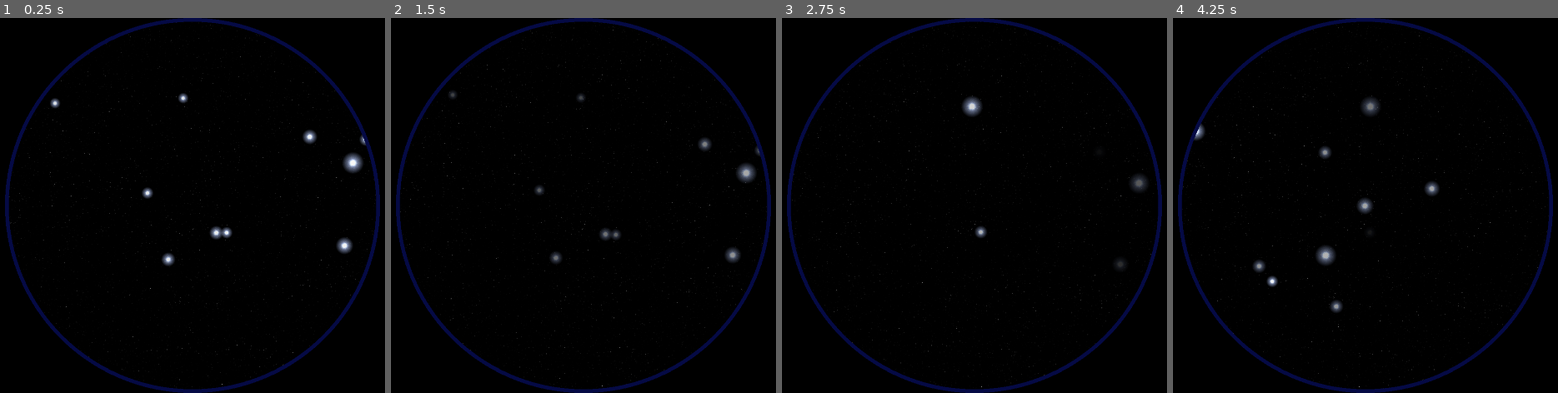
Above: before the commit, frames 1-4 (left to right).
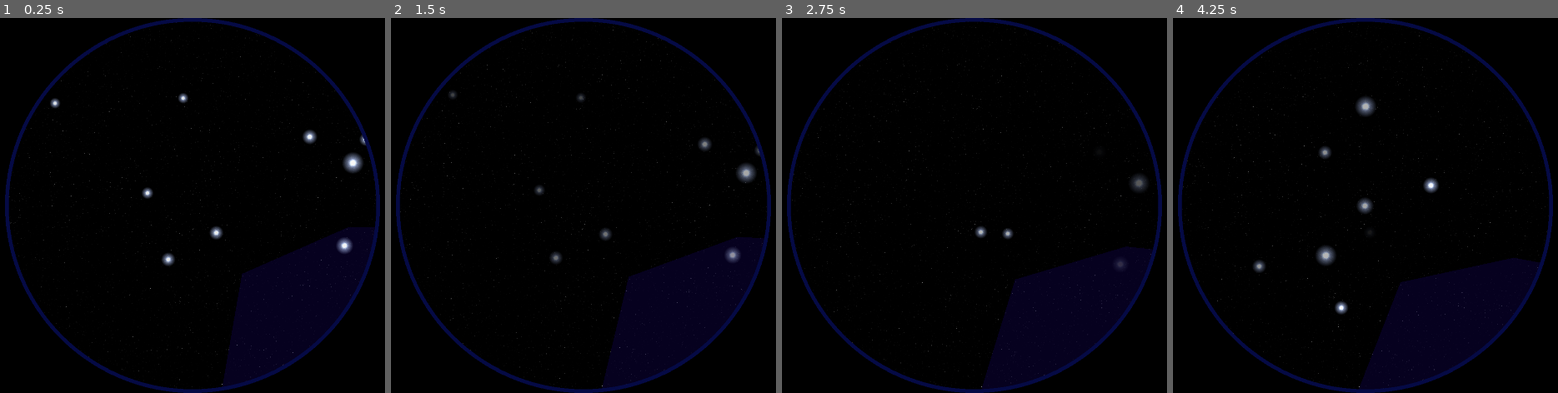
Above: after the commit, the same moments.

Repository: Courey/gcn-interactive-demo
Game: Godot game, scene res://scenes/observation/main.tscn
Same seed, same stepped clock (60 frames per second), same inputs: the game is played once before the commit and once after it. This scene is started directly instead of the project's main scene.
Inputs (mouse positions are in pixels of both pictures, inside the frame that each line leads up to):
- Up to frame 1 (0.25 s): no input
- Up to frame 2 (1.5 s): move the mouse to (729, 186) at 0.52 s; click (729, 186) at 0.67 s; move the mouse to (448, 224) at 1.27 s; click (448, 224) at 1.42 s
- Up to frame 3 (2.75 s): move the mouse to (1039, 123) at 2.02 s; click (1039, 123) at 2.17 s
- Up to frame 4 (4.25 s): move the mouse to (1330, 280) at 2.77 s; click (1330, 280) at 2.92 s; move the mouse to (outside the picture) at 3.52 s; click (outside the picture) at 3.67 s

The runs differ from the first frame. In frame 1, 9.1% of the frame differs, in the area x 57-98%, y 55-99%; in frame 2, 9.1%; in frame 3, 9.4%; in frame 4, 9.7%, in the area x 5-96%, y 21-99%.

Commit message:
Add resource files for telescopes, masking progress

Diff:
--- /dev/null
+++ b/resources/observatories/COSI.tres
@@ -0,0 +1,14 @@
+[gd_resource type="Resource" script_class="Telescope" load_steps=2 format=3 uid="uid://cap2gpte1jm5t"]
+
+[ext_resource type="Script" uid="uid://b70rxpxqa6sko" path="res://scripts/telescope.gd" id="1_1rwem"]
+
+[resource]
+script = ExtResource("1_1rwem")
+telescope_name = ""
+position = 0
+field_of_view = 0.0
+sensitivity = 0
+slew_speed = 0.0
+observation_delay = 0
+band = Array[float]([])
+metadata/_custom_type_script = "uid://b70rxpxqa6sko"
--- /dev/null
+++ b/resources/observatories/Chandra.tres
@@ -0,0 +1,14 @@
+[gd_resource type="Resource" script_class="Telescope" load_steps=2 format=3 uid="uid://c5wiylk376wiu"]
+
+[ext_resource type="Script" uid="uid://b70rxpxqa6sko" path="res://scripts/telescope.gd" id="1_kqrfe"]
+
+[resource]
+script = ExtResource("1_kqrfe")
+telescope_name = ""
+position = 0
+field_of_view = 0.0
+sensitivity = 0
+slew_speed = 0.0
+observation_delay = 0
+band = Array[float]([])
+metadata/_custom_type_script = "uid://b70rxpxqa6sko"
--- /dev/null
+++ b/resources/observatories/DECAM.tres
@@ -0,0 +1,14 @@
+[gd_resource type="Resource" script_class="Telescope" load_steps=2 format=3 uid="uid://de8f4p35mvuqi"]
+
+[ext_resource type="Script" uid="uid://b70rxpxqa6sko" path="res://scripts/telescope.gd" id="1_7d0gy"]
+
+[resource]
+script = ExtResource("1_7d0gy")
+telescope_name = ""
+position = 0
+field_of_view = 0.0
+sensitivity = 0
+slew_speed = 0.0
+observation_delay = 0
+band = Array[float]([])
+metadata/_custom_type_script = "uid://b70rxpxqa6sko"
--- /dev/null
+++ b/resources/observatories/FermiGBM.tres
@@ -0,0 +1,14 @@
+[gd_resource type="Resource" script_class="Telescope" load_steps=2 format=3 uid="uid://c26thotgx0phh"]
+
+[ext_resource type="Script" uid="uid://b70rxpxqa6sko" path="res://scripts/telescope.gd" id="1_1658n"]
+
+[resource]
+script = ExtResource("1_1658n")
+telescope_name = ""
+position = 0
+field_of_view = 0.0
+sensitivity = 0
+slew_speed = 0.0
+observation_delay = 0
+band = Array[float]([])
+metadata/_custom_type_script = "uid://b70rxpxqa6sko"
--- /dev/null
+++ b/resources/observatories/FermiLAT.tres
@@ -0,0 +1,14 @@
+[gd_resource type="Resource" script_class="Telescope" load_steps=2 format=3 uid="uid://buws4betsnvia"]
+
+[ext_resource type="Script" uid="uid://b70rxpxqa6sko" path="res://scripts/telescope.gd" id="1_yubgo"]
+
+[resource]
+script = ExtResource("1_yubgo")
+telescope_name = ""
+position = 0
+field_of_view = 0.0
+sensitivity = 0
+slew_speed = 0.0
+observation_delay = 0
+band = Array[float]([])
+metadata/_custom_type_script = "uid://b70rxpxqa6sko"
--- /dev/null
+++ b/resources/observatories/Gemini.tres
@@ -0,0 +1,14 @@
+[gd_resource type="Resource" script_class="Telescope" load_steps=2 format=3 uid="uid://bgq610gw1uiw4"]
+
+[ext_resource type="Script" uid="uid://b70rxpxqa6sko" path="res://scripts/telescope.gd" id="1_c45po"]
+
+[resource]
+script = ExtResource("1_c45po")
+telescope_name = ""
+position = 0
+field_of_view = 0.0
+sensitivity = 0
+slew_speed = 0.0
+observation_delay = 0
+band = Array[float]([])
+metadata/_custom_type_script = "uid://b70rxpxqa6sko"
--- /dev/null
+++ b/resources/observatories/Keck.tres
@@ -0,0 +1,14 @@
+[gd_resource type="Resource" script_class="Telescope" load_steps=2 format=3 uid="uid://4bj1fh333hmg"]
+
+[ext_resource type="Script" uid="uid://b70rxpxqa6sko" path="res://scripts/telescope.gd" id="1_6irkr"]
+
+[resource]
+script = ExtResource("1_6irkr")
+telescope_name = ""
+position = 0
+field_of_view = 0.0
+sensitivity = 0
+slew_speed = 0.0
+observation_delay = 0
+band = Array[float]([])
+metadata/_custom_type_script = "uid://b70rxpxqa6sko"
--- /dev/null
+++ b/resources/observatories/LasCumbres.tres
@@ -0,0 +1,14 @@
+[gd_resource type="Resource" script_class="Telescope" load_steps=2 format=3 uid="uid://cblp6rhv74sjw"]
+
+[ext_resource type="Script" uid="uid://b70rxpxqa6sko" path="res://scripts/telescope.gd" id="1_2oxfs"]
+
+[resource]
+script = ExtResource("1_2oxfs")
+telescope_name = ""
+position = 0
+field_of_view = 0.0
+sensitivity = 0
+slew_speed = 0.0
+observation_delay = 0
+band = Array[float]([])
+metadata/_custom_type_script = "uid://b70rxpxqa6sko"
--- /dev/null
+++ b/resources/observatories/NuSTAR.tres
@@ -0,0 +1,14 @@
+[gd_resource type="Resource" script_class="Telescope" load_steps=2 format=3 uid="uid://by81txdm7vqbq"]
+
+[ext_resource type="Script" uid="uid://b70rxpxqa6sko" path="res://scripts/telescope.gd" id="1_kq17a"]
+
+[resource]
+script = ExtResource("1_kq17a")
+telescope_name = ""
+position = 0
+field_of_view = 0.0
+sensitivity = 0
+slew_speed = 0.0
+observation_delay = 0
+band = Array[float]([])
+metadata/_custom_type_script = "uid://b70rxpxqa6sko"
--- /dev/null
+++ b/resources/observatories/Roman.tres
@@ -0,0 +1,14 @@
+[gd_resource type="Resource" script_class="Telescope" load_steps=2 format=3 uid="uid://b7vsw82rfy3to"]
+
+[ext_resource type="Script" uid="uid://b70rxpxqa6sko" path="res://scripts/telescope.gd" id="1_e3b5u"]
+
+[resource]
+script = ExtResource("1_e3b5u")
+telescope_name = ""
+position = 0
+field_of_view = 0.0
+sensitivity = 0
+slew_speed = 0.0
+observation_delay = 0
+band = Array[float]([])
+metadata/_custom_type_script = "uid://b70rxpxqa6sko"
--- a/resources/observatories/Rubin.tres
+++ b/resources/observatories/Rubin.tres
@@ -10,5 +10,6 @@
 sensitivity = 0
 slew_speed = 3.0
 observation_delay = 0
-band = Array[float]([320.0, 1050.0])
+band = Array[int]([5, 4, 3])
+type = "8m class survey instrument"
 metadata/_custom_type_script = "uid://b70rxpxqa6sko"
--- /dev/null
+++ b/resources/observatories/Sub_mm.tres
@@ -0,0 +1,14 @@
+[gd_resource type="Resource" script_class="Telescope" load_steps=2 format=3 uid="uid://br0l4d4i8gyly"]
+
+[ext_resource type="Script" uid="uid://b70rxpxqa6sko" path="res://scripts/telescope.gd" id="1_ny3ji"]
+
+[resource]
+script = ExtResource("1_ny3ji")
+telescope_name = ""
+position = 0
+field_of_view = 0.0
+sensitivity = 0
+slew_speed = 0.0
+observation_delay = 0
+band = Array[float]([])
+metadata/_custom_type_script = "uid://b70rxpxqa6sko"
--- /dev/null
+++ b/resources/observatories/SwiftBAT.tres
@@ -0,0 +1,14 @@
+[gd_resource type="Resource" script_class="Telescope" load_steps=2 format=3 uid="uid://b0wt7qanjmwb7"]
+
+[ext_resource type="Script" uid="uid://b70rxpxqa6sko" path="res://scripts/telescope.gd" id="1_xwprq"]
+
+[resource]
+script = ExtResource("1_xwprq")
+telescope_name = ""
+position = 0
+field_of_view = 0.0
+sensitivity = 0
+slew_speed = 0.0
+observation_delay = 0
+band = Array[float]([])
+metadata/_custom_type_script = "uid://b70rxpxqa6sko"
--- /dev/null
+++ b/resources/observatories/SwiftXRT.tres
@@ -0,0 +1,14 @@
+[gd_resource type="Resource" script_class="Telescope" load_steps=2 format=3 uid="uid://cui26js7pq7ff"]
+
+[ext_resource type="Script" uid="uid://b70rxpxqa6sko" path="res://scripts/telescope.gd" id="1_dwc17"]
+
+[resource]
+script = ExtResource("1_dwc17")
+telescope_name = ""
+position = 0
+field_of_view = 0.0
+sensitivity = 0
+slew_speed = 0.0
+observation_delay = 0
+band = Array[float]([])
+metadata/_custom_type_script = "uid://b70rxpxqa6sko"
--- /dev/null
+++ b/resources/observatories/TESS.tres
@@ -0,0 +1,14 @@
+[gd_resource type="Resource" script_class="Telescope" load_steps=2 format=3 uid="uid://eipbfqbxvf10"]
+
+[ext_resource type="Script" uid="uid://b70rxpxqa6sko" path="res://scripts/telescope.gd" id="1_e6rmf"]
+
+[resource]
+script = ExtResource("1_e6rmf")
+telescope_name = ""
+position = 0
+field_of_view = 0.0
+sensitivity = 0
+slew_speed = 0.0
+observation_delay = 0
+band = Array[float]([])
+metadata/_custom_type_script = "uid://b70rxpxqa6sko"
--- /dev/null
+++ b/resources/observatories/VLA.tres
@@ -0,0 +1,14 @@
+[gd_resource type="Resource" script_class="Telescope" load_steps=2 format=3 uid="uid://de77d4rgei5s1"]
+
+[ext_resource type="Script" uid="uid://b70rxpxqa6sko" path="res://scripts/telescope.gd" id="1_plox0"]
+
+[resource]
+script = ExtResource("1_plox0")
+telescope_name = ""
+position = 0
+field_of_view = 0.0
+sensitivity = 0
+slew_speed = 0.0
+observation_delay = 0
+band = Array[float]([])
+metadata/_custom_type_script = "uid://b70rxpxqa6sko"
--- /dev/null
+++ b/resources/observatories/VLT.tres
@@ -0,0 +1,14 @@
+[gd_resource type="Resource" script_class="Telescope" load_steps=2 format=3 uid="uid://dvcnlut6lt3ha"]
+
+[ext_resource type="Script" uid="uid://b70rxpxqa6sko" path="res://scripts/telescope.gd" id="1_w080r"]
+
+[resource]
+script = ExtResource("1_w080r")
+telescope_name = ""
+position = 0
+field_of_view = 0.0
+sensitivity = 0
+slew_speed = 0.0
+observation_delay = 0
+band = Array[float]([])
+metadata/_custom_type_script = "uid://b70rxpxqa6sko"
--- /dev/null
+++ b/resources/observatories/XMM.tres
@@ -0,0 +1,14 @@
+[gd_resource type="Resource" script_class="Telescope" load_steps=2 format=3 uid="uid://b1gguxf4uhlnf"]
+
+[ext_resource type="Script" uid="uid://b70rxpxqa6sko" path="res://scripts/telescope.gd" id="1_pd81h"]
+
+[resource]
+script = ExtResource("1_pd81h")
+telescope_name = ""
+position = 0
+field_of_view = 0.0
+sensitivity = 0
+slew_speed = 0.0
+observation_delay = 0
+band = Array[float]([])
+metadata/_custom_type_script = "uid://b70rxpxqa6sko"
--- a/resources/observatories/ZFT.tres
+++ b/resources/observatories/ZFT.tres
@@ -10,5 +10,6 @@
 sensitivity = 0
 slew_speed = 7.0
 observation_delay = 0
-band = Array[float]([400.0, 900.0])
+band = Array[int]([400, 900])
+type = "1m class survey"
 metadata/_custom_type_script = "uid://b70rxpxqa6sko"
--- a/scenes/observation/localization.tscn
+++ b/scenes/observation/localization.tscn
@@ -1,19 +1,22 @@
 [gd_scene load_steps=4 format=3 uid="uid://dc0exh5068ov6"]
 
 [ext_resource type="Script" uid="uid://bq71ks762jcx0" path="res://scripts/observation/localization.gd" id="1_evtbj"]
-[ext_resource type="Shader" uid="uid://br87mk1imamdd" path="res://shaders/reveal.gdshader" id="2_qu6n7"]
-
-[sub_resource type="ShaderMaterial" id="ShaderMaterial_qfcqe"]
-resource_local_to_scene = true
-shader = ExtResource("2_qu6n7")
-shader_parameter/reveal_radius = 20.0
+[ext_resource type="Texture2D" uid="uid://bvd68myewkjng" path="res://art/grey_square.png" id="2_qfcqe"]
+[ext_resource type="PackedScene" uid="uid://cf8q2ceyjr4aa" path="res://scenes/event/event.tscn" id="3_qfcqe"]
 
 [node name="Localization" type="Node2D"]
 script = ExtResource("1_evtbj")
 
-[node name="Polygon2D" type="Polygon2D" parent="."]
-material = SubResource("ShaderMaterial_qfcqe")
+[node name="MaskArea" type="Area2D" parent="."]
 
-[node name="Area2D" type="Area2D" parent="."]
+[node name="Polygon2D" type="Polygon2D" parent="MaskArea"]
+color = Color(0.454902, 0.172549, 1, 0.34902)
+texture = ExtResource("2_qfcqe")
+polygon = PackedVector2Array(145, 195, 449, 57, 963, 43, 1267, 92, 1312, 494, 1127, 807, 986, 1058, 148, 918, 76, 622)
+uv = PackedVector2Array(145, 195, 449, 57, 963, 43, 1267, 92, 1312, 494, 1127, 807, 986, 1058, 148, 918, 76, 622)
 
-[node name="CollisionPolygon2D" type="CollisionPolygon2D" parent="Area2D"]
+[node name="Event" parent="." instance=ExtResource("3_qfcqe")]
+visible = false
+position = Vector2(408, 392)
+location = Vector2(408, 392)
+decay_rate = 1
--- a/scenes/transition/scene_transition.tscn
+++ b/scenes/transition/scene_transition.tscn
@@ -1,6 +1,4 @@
-[gd_scene load_steps=5 format=3 uid="uid://3edv8rlh7pbc"]
-
-[ext_resource type="Script" uid="uid://cho4wciqvtoln" path="res://scripts/transition/scene_transition_rect.gd" id="1_kphkl"]
+[gd_scene load_steps=4 format=3 uid="uid://3edv8rlh7pbc"]
 
 [sub_resource type="Animation" id="Animation_sk5ai"]
 resource_name = "Fade"
@@ -46,7 +44,6 @@
 grow_horizontal = 2
 grow_vertical = 2
 color = Color(0, 0, 0, 0)
-script = ExtResource("1_kphkl")
 
 [node name="AnimationPlayer" type="AnimationPlayer" parent="."]
 libraries = {
--- a/scripts/observation/localization.gd
+++ b/scripts/observation/localization.gd
@@ -1,40 +1,53 @@
 extends Node2D
 
-@onready var poly = $Polygon2D
-var mask_img : Image
-@export var mask_tex : ImageTexture:
+
+@onready var Polygon = $MaskArea/Polygon2D as Polygon2D
+@onready var SourceEvent = $Event
+
+
+## (Global?) location of event, around which the masking area will be drawn
+@export var EventLocation:Vector2
+@export_enum (
+	"Swift_BAT:", # Arcmin localization
+	"FERMI_GBM:1", # Larger circle
+	"LVK:2" # Banana shape
+) var LocalizationType = 0
+
+var reveal_size:Vector2 = Vector2(150,50)
+
+var image: Image
+var mask_tex : ImageTexture:
 	set(value):
 		mask_tex = value
 		queue_redraw()
 
-#@export var texture : Texture2D:
+
+func _ready() -> void:
+	image = Image.create_empty(1920, 1080, false, Image.FORMAT_RGBA8)
+	image.fill(Polygon.color)
+	mask_tex = ImageTexture.create_from_image(image)
+
+	Polygon.texture = mask_tex
+	print(Geometry2D.is_point_in_polygon(SourceEvent.position, Polygon.polygon))
 
 
-func _draw():
-	draw_texture(mask_tex, Vector2())
-
-
-func _ready():
-
-	var size = Vector2(1920, 1080)
-	mask_img = Image.create_empty(size.x, size.y, false, Image.FORMAT_RF)
-	mask_img.fill(Color.WHITE)
-	mask_tex = ImageTexture.create_from_image(mask_img)
-	poly.material.set_shader_parameter("mask_tex", mask_tex)
 
 
 func _input(event: InputEvent) -> void:
+	# TODO: Update this to handle player inputs
 	if event is InputEventMouseButton and event.is_pressed():
-		#draw_circle(event.position, 20.0, Color.WHITE)
 		print("Mouse Click/Unclick at: ", event.position)
 		interact_at(event.position)
 
-func interact_at(local_pos: Vector2):
-	#mask_img.lock()
-	for x in range(-1, 1):
-		for y in range(-1, 1):
-			var p = local_pos + Vector2(x, y)
-			if p.x >= 0 and p.x < mask_img.get_width() and p.y >= 0 and p.y < mask_img.get_height():
-				mask_img.set_pixelv(p, Color.BLUE) # reveal
-	#mask_img.unlock()
-	mask_tex.update(mask_img)
+
+func interact_at(pos:Vector2):
+	#var mid_size = reveal_size/2
+	var targetRect = Rect2(pos-(reveal_size/2), reveal_size)
+	if SourceEvent!= null && targetRect.has_point(SourceEvent.position):
+		SourceEvent.visible = true
+	for x in range(-reveal_size.x/2, reveal_size.x/2):
+		for y in range(-reveal_size.y/2, reveal_size.y/2):
+			var p = pos + Vector2(x, y)
+			if p.x >= 0 and p.x < image.get_width() and p.y >= 0 and p.y < image.get_height():
+				image.set_pixelv(p, Color.TRANSPARENT)
+	mask_tex.update(image)
--- a/scripts/observation/main.gd
+++ b/scripts/observation/main.gd
@@ -3,6 +3,7 @@
 var score = 0
 var Event = preload("res://scenes/event/event.tscn")
 var nextScene = preload("res://scenes/results/results.tscn")
+var localization = preload("res://scenes/observation/localization.tscn")
 
 const OFFSET_MAP = [
 	Vector2(960,540), #This should be dynamic
@@ -41,7 +42,7 @@
 	RotatingStarField.initialize_with_set_values()
 
 	Events.position = Global.ROTATION_AXIS
-
+	create_new_localization()
 	SessionTimer.start()
 
 
@@ -69,6 +70,10 @@
 	Events.add_child(newEvent)
 	newEvent.connect('player_over', _on_event_player_over)
 	newEvent.connect('player_exited', _on_player_exited)
+
+func create_new_localization():
+	var newLocalization = localization.instantiate()
+	Events.add_child(newLocalization)
 
 
 func get_random_point() -> Vector2:
--- a/scripts/telescope.gd
+++ b/scripts/telescope.gd
@@ -3,6 +3,17 @@
 enum physical_location {
 	GROUND,
 	SPACE
+}
+
+enum observation_band {
+	RADIO,
+	MICROWAVE,
+	INFRARED,
+	NIR,
+	OPTICAL,
+	UV,
+	XRAY,
+	GAMMA_RAY
 }
 
 # Basic Properties (Non-gameplay affecting)
@@ -17,8 +28,9 @@
 @export var slew_speed: float
 @export var observation_delay: int
 ## Start and end of observable range in nanometers
-@export var band: Array[float]
+@export var band: Array[observation_band]
 @export var image: Texture2D
+@export var type: String
 
 func get_location_string():
 	return physical_location.find_key(position)
--- a/scripts/transition/scene_transition_rect.gd
+++ /dev/null
@@ -1 +0,0 @@
-extends ColorRect
--- a/shaders/reveal.gdshader
+++ b/shaders/reveal.gdshader
@@ -1,10 +1,11 @@
 shader_type canvas_item;
 
+uniform vec4 base_color: source_color = vec4(0.416, 0.133, 0.557, 0.533);
 uniform sampler2D mask_tex : hint_default_white; // dynamically drawn texture
 uniform float reveal_radius = 20.0;
 
 void fragment() {
     vec4 mask = texture(mask_tex, UV);
     // mask_tex is white = visible, black = revealed/hidden
-    COLOR = vec4(1.0, 1.0, 0.5, 0.5) * mask.r;
+    COLOR = base_color * mask.r;
 }
Binary file added: art/grey_square.png
Not shown, added: art/grey_square.png.import
Not shown, removed: scripts/transition/scene_transition_rect.gd.uid
